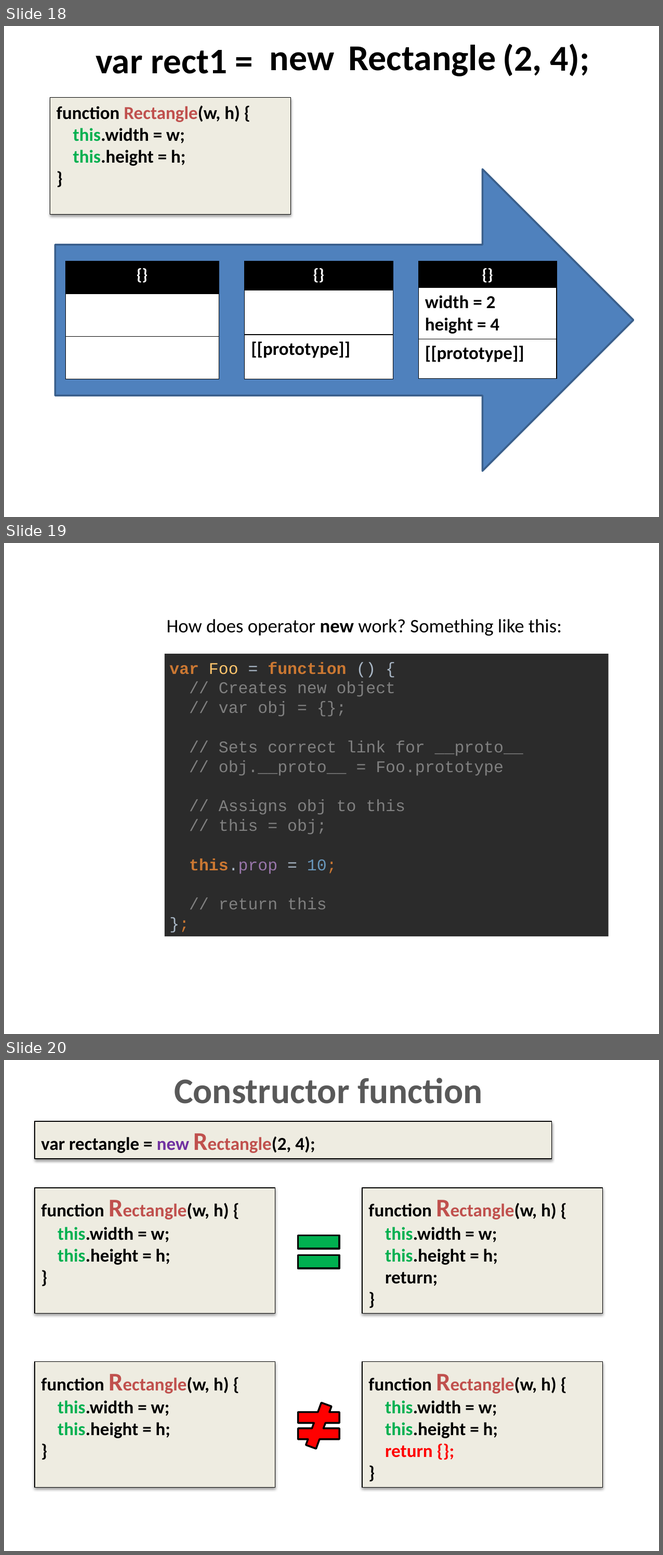
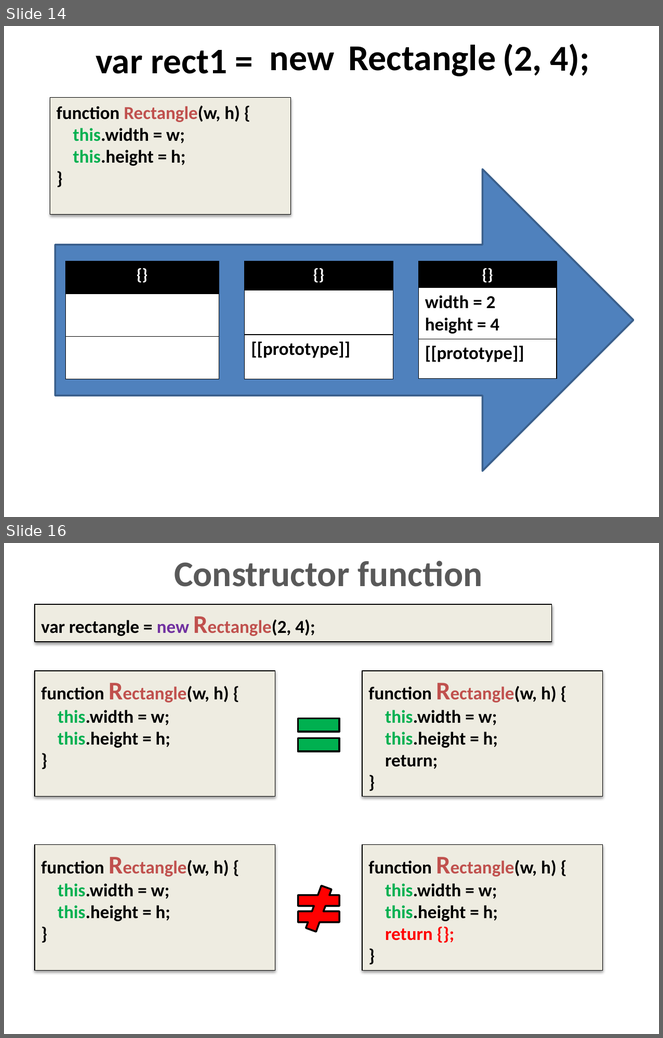
Before and after one commit to dzmitry-varabei/front-end-course, a slide deck: inheritance-in-javascript/Inheritance.pptx. Shown one above the other, each under a label of ours: slides 18, 19 and 20 before the commit, slides 14 and 16 after it; the slides between them are not shown. The pictures are 663x1555 and 663x1038 pixels, drawn with LibreOffice and Linux fonts; fonts in the diff are those of the drawing. Boxes give left, top, right and bottom in pixels: in the first picture for what was removed or moved away, otherwise in the second. Text is boxed around its words. In the diff, an @@ line names an element or a change of style, - is before the commit and + after.

```diff
--- a/inheritance-in-javascript/Inheritance.pptx
+++ b/inheritance-in-javascript/Inheritance.pptx
@@ slide 19 removed at [4,543,659,1034], background #FFFFFF @@
@@ text removed at [167,619,562,636] @@
-How does operator new work? Something like this:
@@ rectangle removed at [165,654,609,937] @@
-var Foo = function () {
-// Creates new object
-// var obj = {};
-// Sets correct link for __proto__
-// obj.__proto__ = Foo.prototype
-// Assigns obj to this
-// this = obj;
-this.prop = 10;
-// return this
-};
@@ what was slide 18 is now slide 14 @@
@@ what was slide 20 is now slide 16 @@
```
Also in this commit, not shown: 2 slides changed, 1 slide added, 4 other slides removed, 2 other files.
